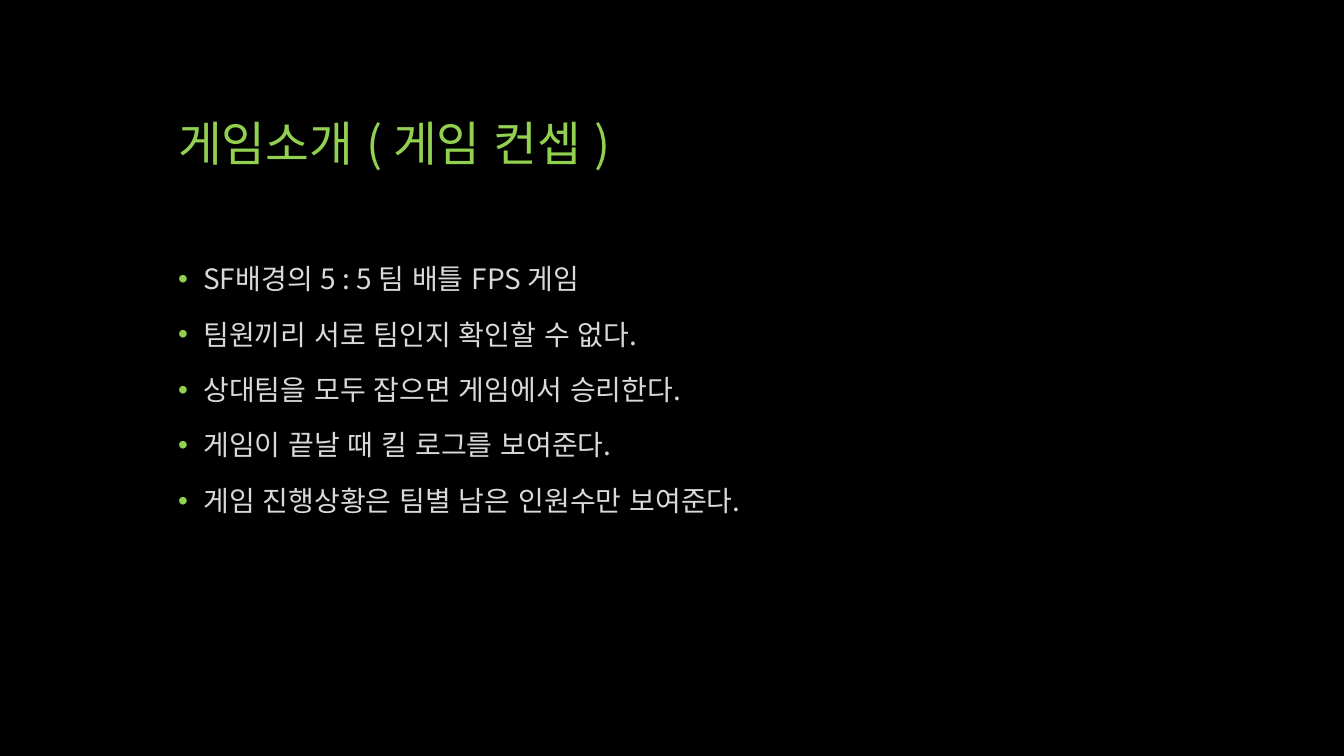
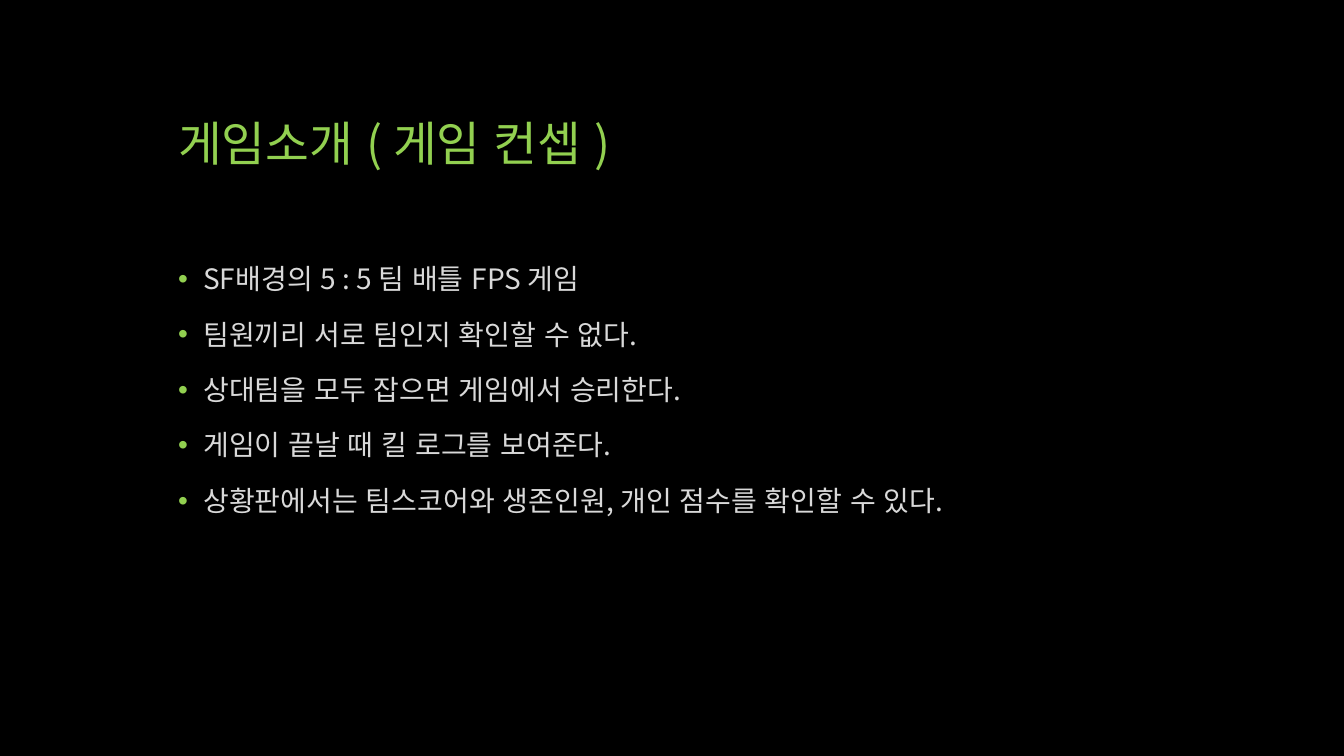
Before and after one commit to qwert830/SP, a slide deck: slide 4 of 기획/UTB (Unknown Team Battle).pptx. Drawn at 1344x756 pixels with LibreOffice and Linux fonts; fonts in the diff are those of the drawing. Boxes give left, top, right and bottom in pixels: in the first picture for what was removed or moved away, otherwise in the second. Text is boxed around its words. In the diff, an @@ line names an element or a change of style, - is before the commit and + after.

```diff
--- a/기획/UTB (Unknown Team Battle).pptx
+++ b/기획/UTB (Unknown Team Battle).pptx
@@ text at <box>203,487,944,516</box>: text changed @@
-• 게임 진행상황은 팀별 남은 인원수만 보여준다.
+• 상황판에서는 팀스코어와 생존인원, 개인 점수를 확인할 수 있다.
```
Also in this commit, not shown: 4 other slides changed.
